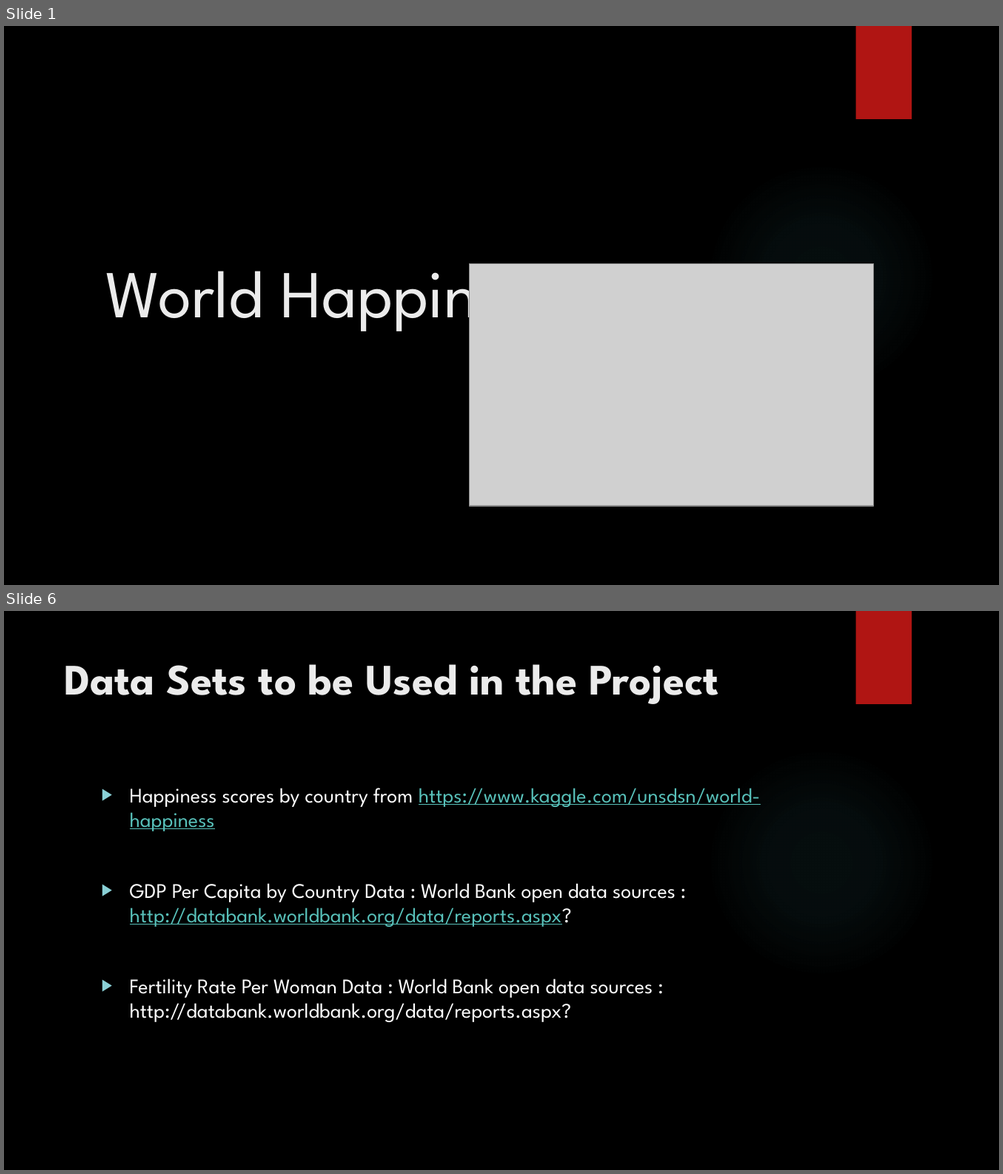
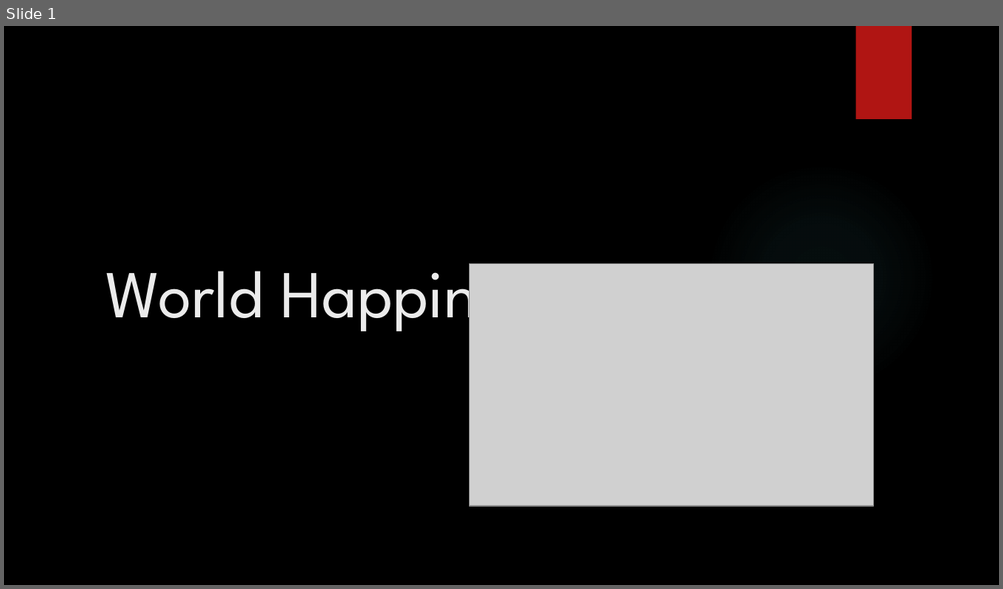
Before and after one commit to sinancengiz/World_Happiness, a slide deck: Project_1_Team_7_Presentation.pptx. Shown one above the other, each under a label of ours: slides 1 and 6 before the commit, slide 1 after it; the slides between them are not shown. The pictures are 1003x1174 and 1003x589 pixels, drawn with LibreOffice and Linux fonts; fonts in the diff are those of the drawing; grey boxes stand for pictures; background and template pictures are left out. Boxes give left, top, right and bottom in pixels: in the first picture for what was removed or moved away, otherwise in the second. Text is boxed around its words. In the diff, an @@ line names an element or a change of style, - is before the commit and + after.

```diff
--- a/Project_1_Team_7_Presentation.pptx
+++ b/Project_1_Team_7_Presentation.pptx
@@ slide 6 removed at <box>4,611,999,1170</box>, background picture (left out); not listed: 2 template elements that a slide beside it also shows @@
@@ title removed at <box>64,664,718,704</box> @@
-Data Sets to be Used in the Project
@@ text removed at <box>130,788,760,1022</box> @@
-▶ Happiness scores by country from https://www.kaggle.com/unsdsn/world-happiness
-▶ GDP Per Capita by Country Data : World Bank open data sources : http://databank.worldbank.org/data/reports.aspx?
-▶ Fertility Rate Per Woman Data : World Bank open data sources : http://databank.worldbank.org/data/reports.aspx?
```
Also in this commit, not shown: 2 slides changed, 4 other slides removed, 10 other files.
